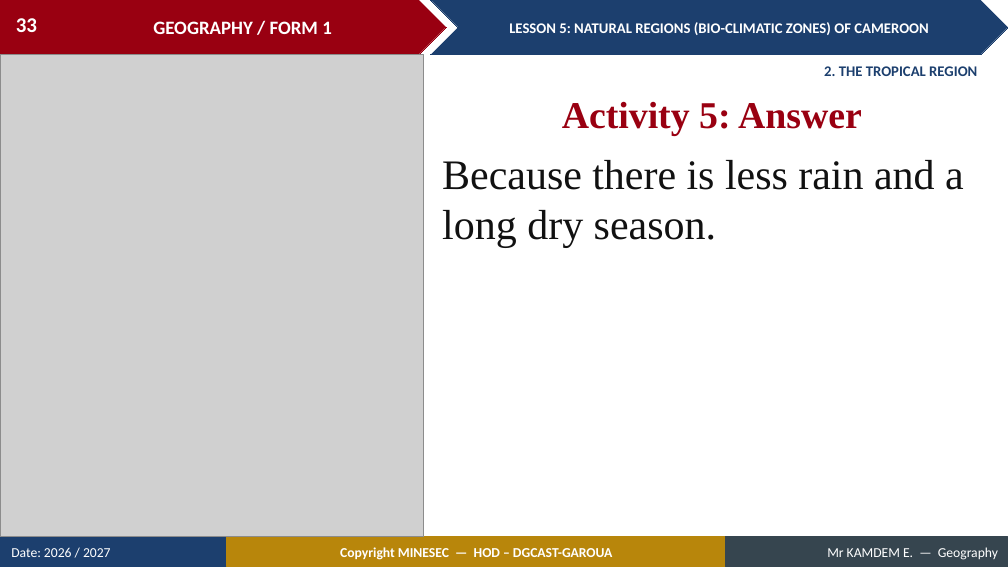
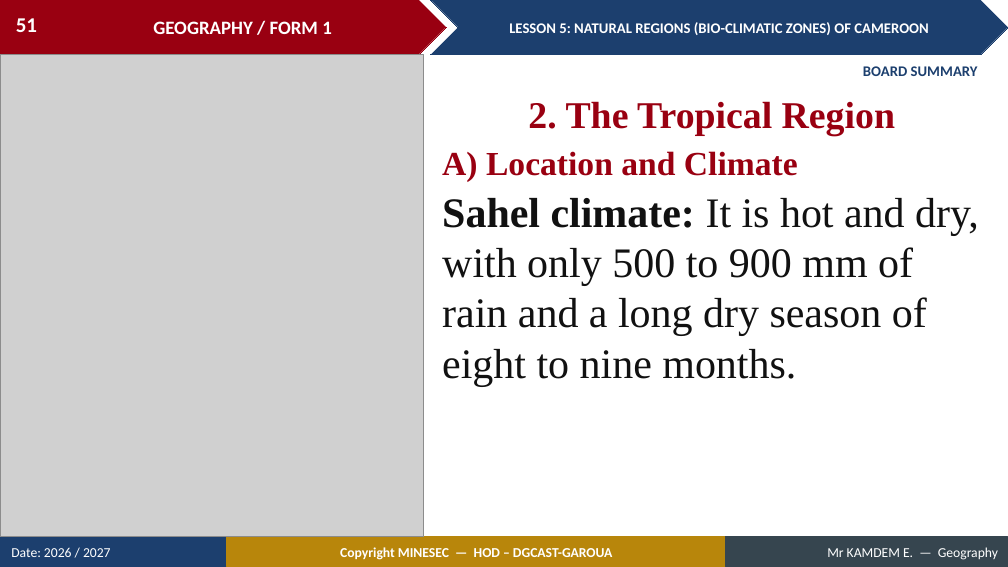
Before and after one commit to Berthautk/linea-github, a slide deck: slide 51 of lecons/F1/08_F1_M2_L05_Natural_Regions_Bio_climatic_Zones_of_Cameroon.pptx (slide 33 before the commit). Drawn at 1008x567 pixels with LibreOffice and Linux fonts; fonts in the diff are those of the drawing; grey boxes stand for pictures. Boxes give left, top, right and bottom in pixels: in the first picture for what was removed or moved away, otherwise in the second. Text is boxed around its words. In the diff, an @@ line names an element or a change of style, - is before the commit and + after.

```diff
--- a/lecons/F1/08_F1_M2_L05_Natural_Regions_Bio_climatic_Zones_of_Cameroon.pptx
+++ b/lecons/F1/08_F1_M2_L05_Natural_Regions_Bio_climatic_Zones_of_Cameroon.pptx
@@ page number at box(16, 18, 37, 32): text changed @@
-33
+51
@@ text at box(863, 66, 978, 76): text changed @@
-2. THE TROPICAL REGION
+BOARD SUMMARY
@@ text at box(528, 101, 895, 136): text changed @@
-Activity 5: Answer
+2. The Tropical Region
@@ text added at box(442, 151, 798, 182), 32 pt, text #990011, bold @@
+A) Location and Climate
@@ text at box(442, 198, 979, 386): text changed @@
-Because there is less rain and a long dry season.
+Sahel climate: It is hot and dry, with only 500 to 900 mm of rain and a long dry season of eight to nine months.
```
Also in this commit, not shown: 32 other slides changed, 20 slides added, 4 slides removed, 5 other files.
